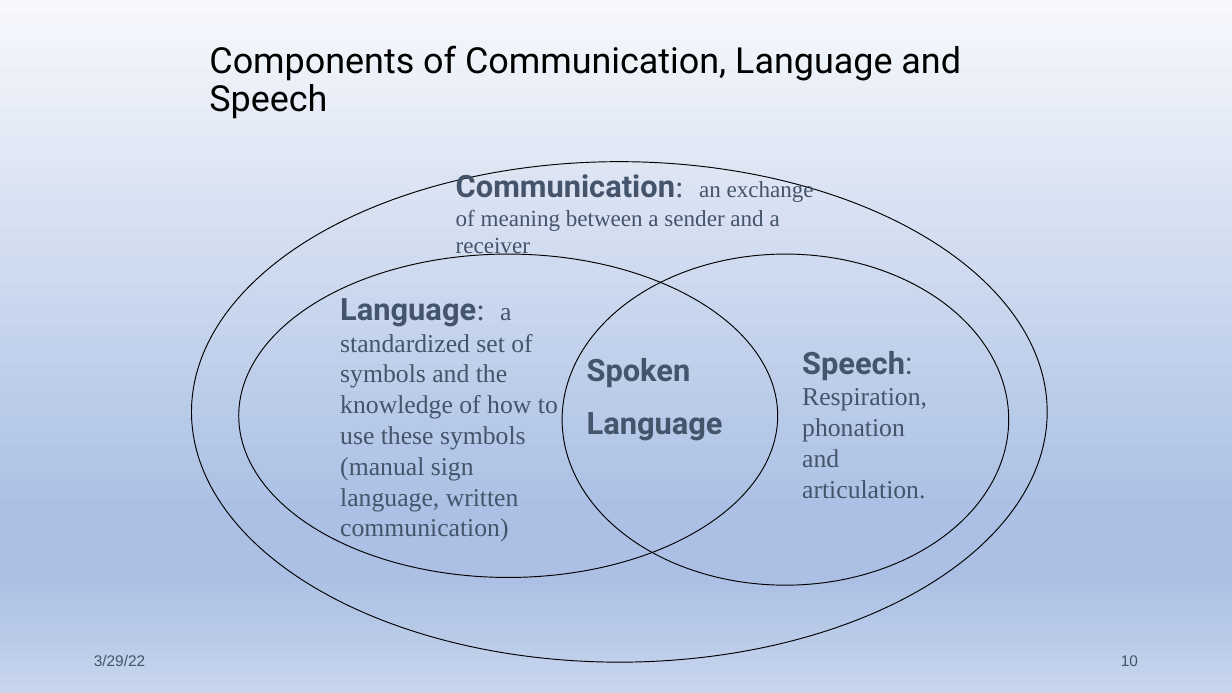
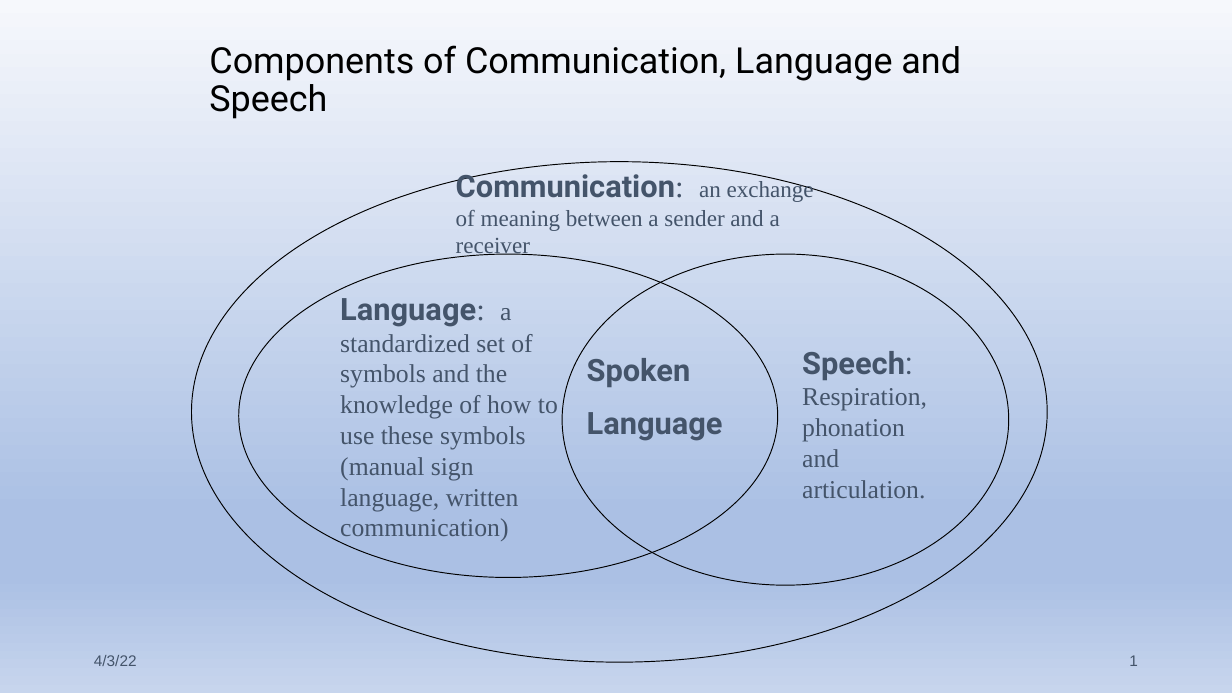
Before and after one commit to Jim-Wright90/cds431_sp22, a slide deck: slide 1 of slides/cds431_week2_1.pptx (slide 10 before the commit). Drawn at 1232x693 pixels with LibreOffice and Linux fonts; fonts in the diff are those of the drawing. Boxes give left, top, right and bottom in pixels: in the first picture for what was removed or moved away, otherwise in the second. Text is boxed around its words. In the diff, an @@ line names an element or a change of style, - is before the commit and + after.

```diff
--- a/slides/cds431_week2_1.pptx
+++ b/slides/cds431_week2_1.pptx
@@ text at <box>94,655,137,666</box>: text changed @@
-3/29/22
+4/3/22
@@ page number at <box>1129,655,1138,666</box>: text changed @@
-10
+1
```
Also in this commit, not shown: 12 other slides changed, 1 slide added, 8 slides removed, 1 other file.
